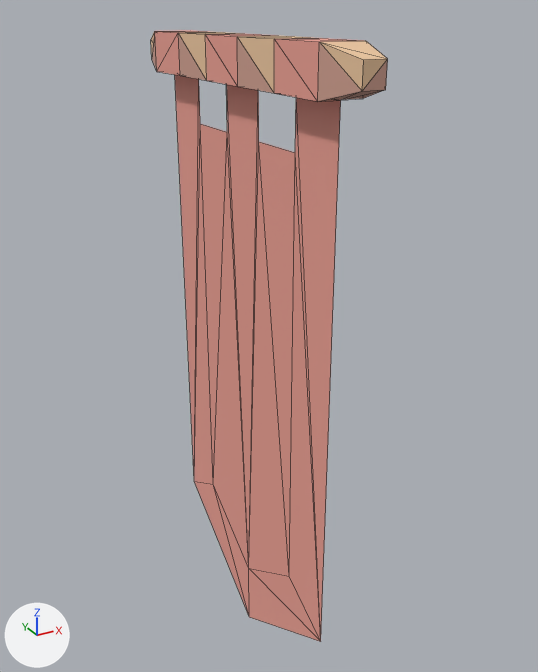
The glTF model example_game/world/props/banner-red.prop/model.glb as it was, and as the next commit left it.
Rendered twice from a 50 mm camera at (-0.802, -1.586, 1.712) aimed at (0.074, 0.007, 0.915). Every picture has the same lights, and +X, +Y and +Z are marked at lower left. The picture after the commit comes second. Mesh edges are drawn as thin lines. Vertices at exactly the same position are counted once.

Objects in the first picture: 'model'.
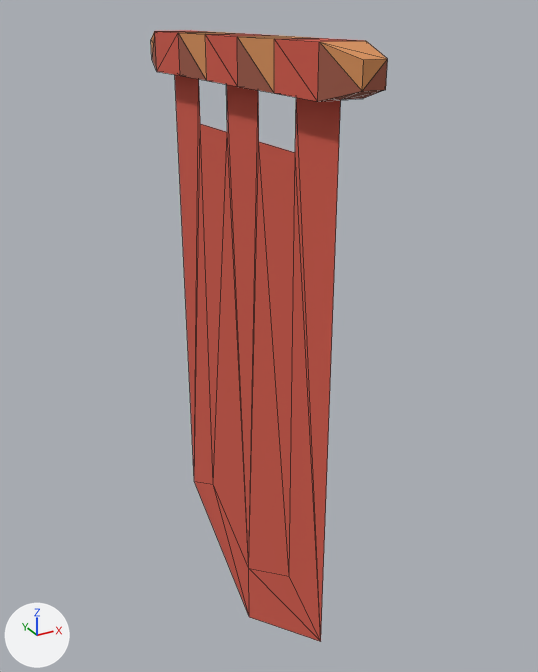
What differs and where, as boxes [x1, y1, x2, y2] in the pictures (538 x 672 px):
part 1 of me_model, recoloured (pink to red): [155, 30, 364, 642] in both
part 2 of me_model, recoloured (beige to brown): [152, 32, 388, 101] in both
part 3 of me_model, recoloured (beige to orange): [151, 31, 387, 92] in both

Edits to the bpy script that builds the scene:
```text
Change me_model:
    where me_model.from_pydata(...)  # 48 vertices, 81 faces; spans x -0.05..0.05, y -0.5..0.5, z -0.02..1.66
    used by ob_model
    me_model part 1: 43 faces centred in x -0.05..0.05, y -0.35..0.35, z 0.13..1.66 are repainted in the vertex colours; the middle colour goes from pink #eba093 to red #d45a49
    me_model part 2: 20 faces centred in x -0.05..0.05, y -0.5..0.5, z 1.56..1.6 are repainted in the vertex colours; the middle colour goes from beige #d0a090 to brown #a05a47
    me_model part 3: 18 faces centred in x -0.05..0.05, y -0.5..0.5, z 1.62..1.66 are repainted in the vertex colours; the middle colour goes from beige #edc7a0 to orange #d9915a
```
